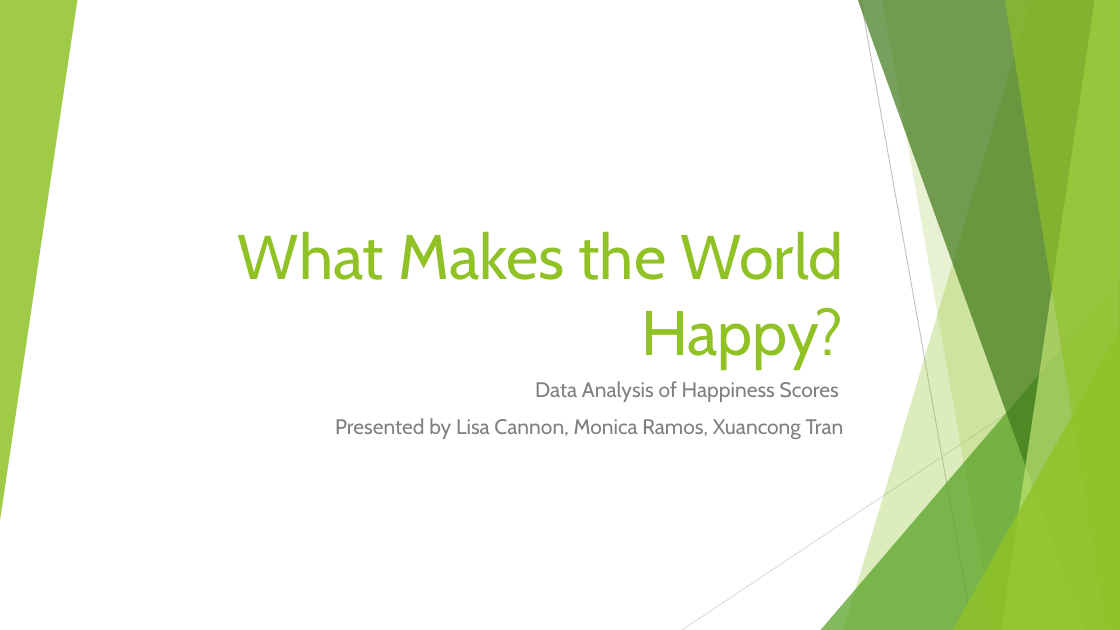
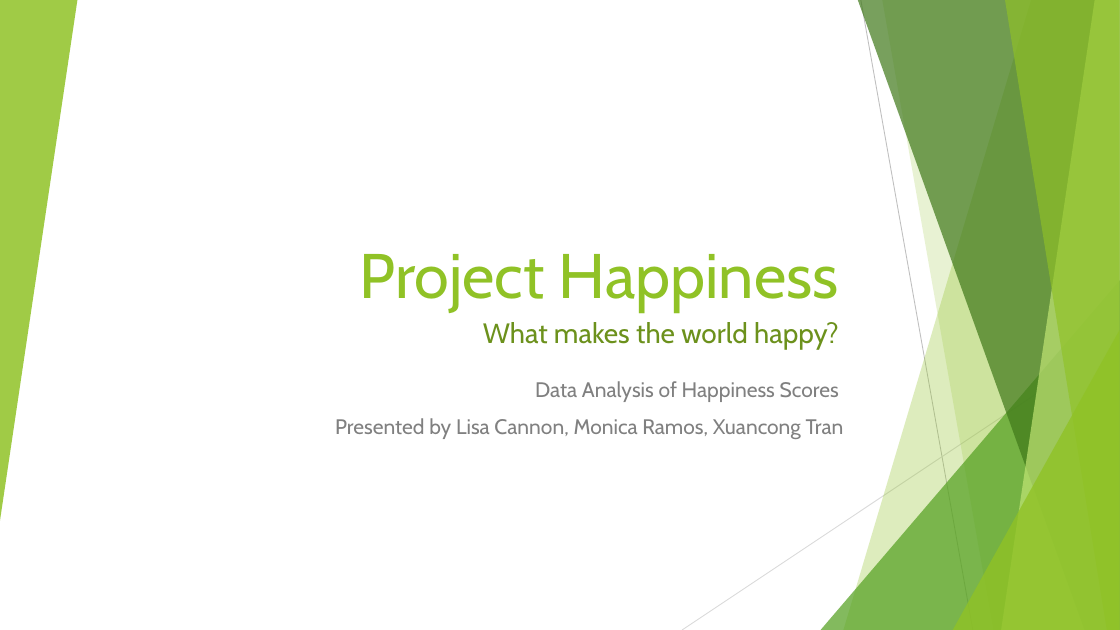
Before and after one commit to Kika000/Project-1, a slide deck: slide 1 of What Makes the World Happy.pptx. Drawn at 1120x630 pixels with LibreOffice and Linux fonts; fonts in the diff are those of the drawing. Boxes give left, top, right and bottom in pixels: in the first picture for what was removed or moved away, otherwise in the second. Text is boxed around its words. In the diff, an @@ line names an element or a change of style, - is before the commit and + after.

```diff
--- a/What Makes the World Happy.pptx
+++ b/What Makes the World Happy.pptx
@@ title added at (360, 254, 839, 312), 54 pt, text #90C226 @@
+Project Happiness
@@ text "What makes the world happy?" at (483, 322, 839, 350): vertical alignment bottom to top @@
@@ text at (483, 322, 839, 350): text changed; size 54 to 24 pt; text colour #90C226 to #6C921D @@
-What Makes the World Happy?
+What makes the world happy?
```
Also in this commit, not shown: 9 other slides changed, 1 slide added.
